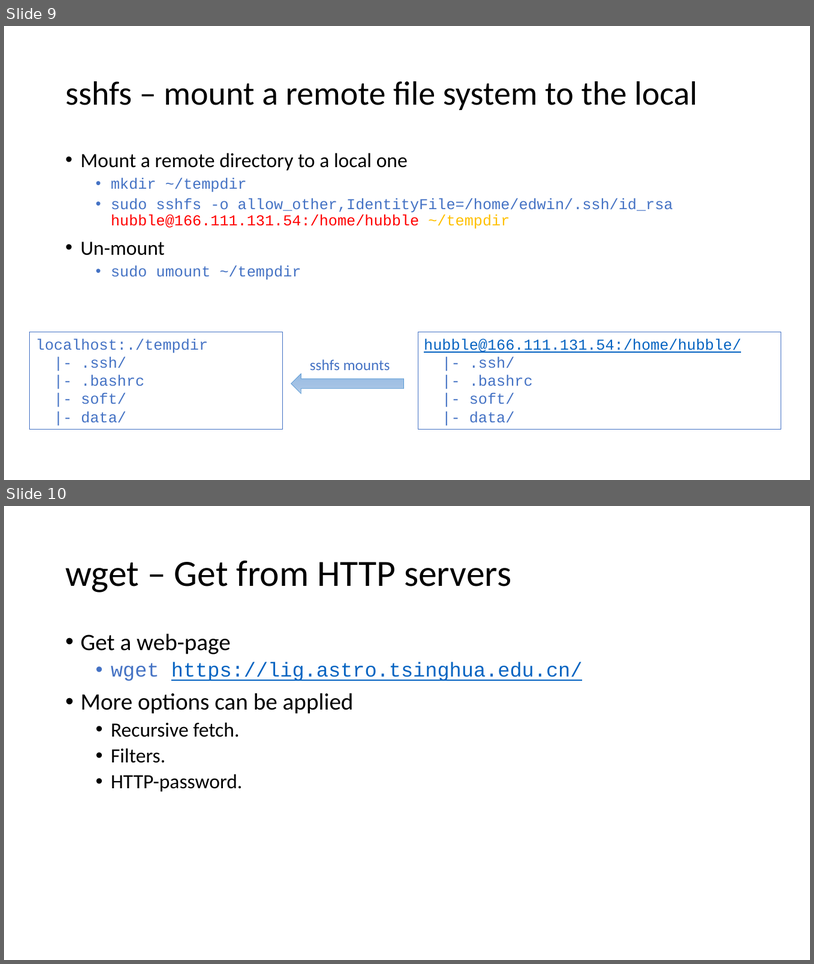
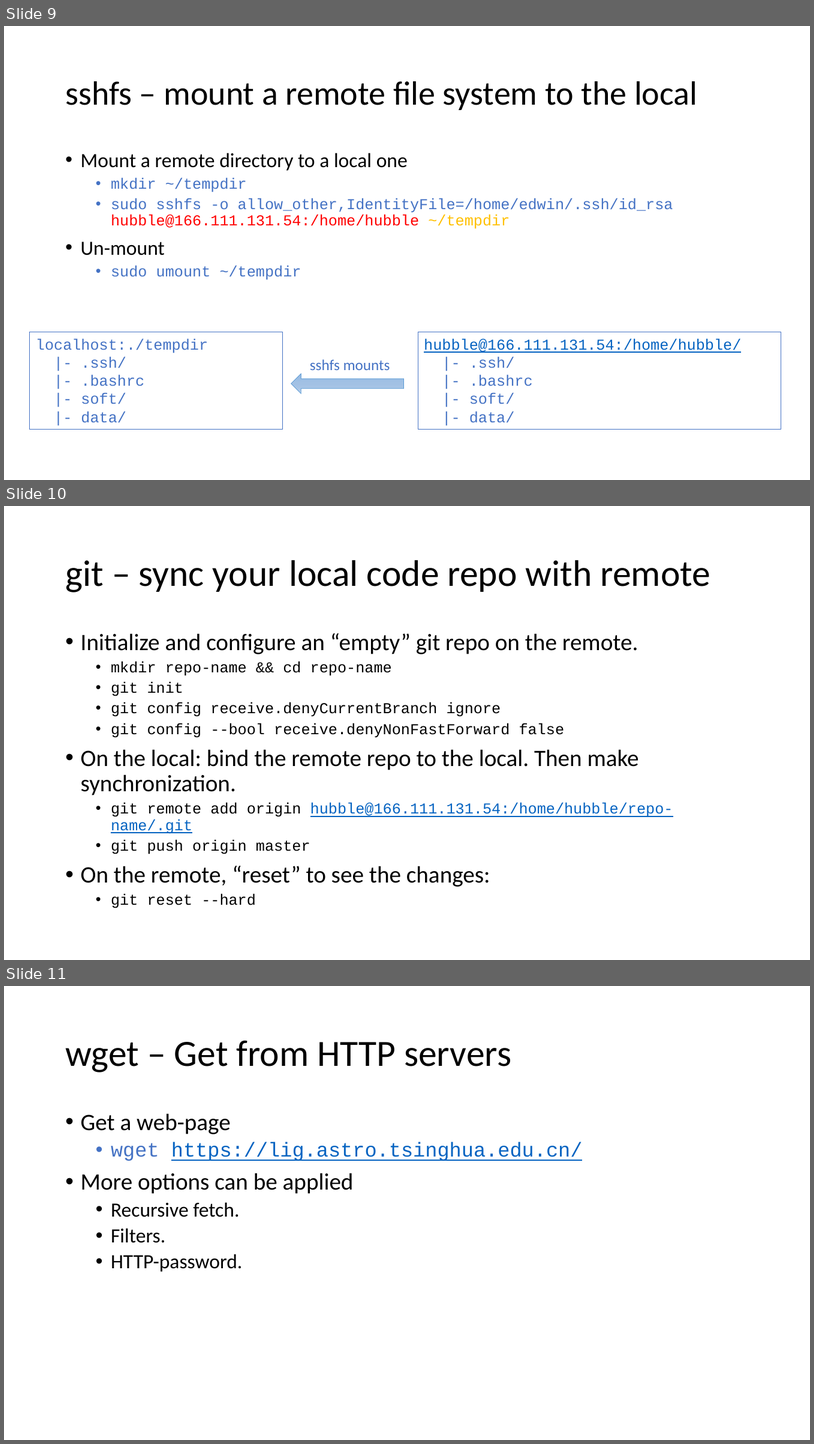
Before and after one commit to ChenYangyao/project-astro-hammer, a slide deck: docs/usage/project-management/src/work-on-servers/Ch1.3-work-on-servers.pptx. Shown one above the other, each under a label of ours: slides 9 and 10 before the commit, slides 9, 10 and 11 after it. The pictures are 814x964 and 814x1444 pixels, drawn with LibreOffice and Linux fonts; fonts in the diff are those of the drawing. Boxes give left, top, right and bottom in pixels: in the first picture for what was removed or moved away, otherwise in the second. Text is boxed around its words. In the diff, an @@ line names an element or a change of style, - is before the commit and + after.

```diff
--- a/docs/usage/project-management/src/work-on-servers/Ch1.3-work-on-servers.pptx
+++ b/docs/usage/project-management/src/work-on-servers/Ch1.3-work-on-servers.pptx
@@ slide 10 added at [4,506,810,960], background #FFFFFF @@
@@ title added at [65,560,711,592], 44 pt, text #000000 @@
+git – sync your local code repo with remote
@@ text added at [81,633,674,908], 18 pt, text #000000 @@
+• Initialize and configure an “empty” git repo on the remote.
+  • mkdir repo-name && cd repo-name
+  • git init
+  • git config receive.denyCurrentBranch ignore
+  • git config --bool receive.denyNonFastForward false
+• On the local: bind the remote repo to the local. Then make synchronization.
+  • git remote add origin hubble@166.111.131.54:/home/hubble/repo-name/.git
+  • git push origin master
+• On the remote, “reset” to see the changes:
+  • git reset --hard
@@ what was slide 10 is now slide 11 @@
```
Also in this commit, not shown: 1 slide changed, 1 other file.
